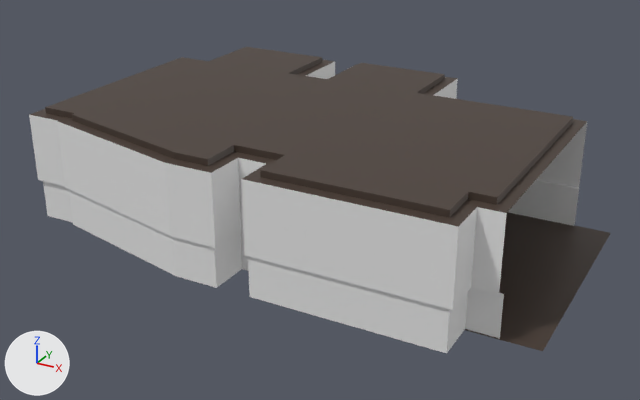
The FBX model Assets/Models/Structure/bar.fbx, before and after one commit.
One viewpoint serves both versions: a 50 mm camera at (10.07, -18.71, 9.58) aimed at (0.01, -0.44, 0.44). Every picture has the same lights, and +X, +Y and +Z are marked at lower left. Where no turn or scale is listed for an object, it has been applied to the vertices.

The first picture shows 'Remade-Bar-Ceiling', 'Remade-Bar-Walls', 'Remade-Bar.Floor'.
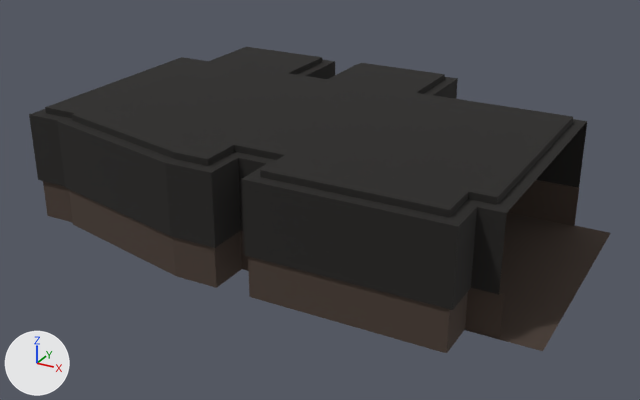
Where the newer file only moved an object's origin or applied its transform, the numbers keep the older frame.

Edits to the bpy script that builds the scene:
```text
Add mat_atlasmaterial:
    mat_atlasmaterial = principled_material('AtlasMaterial')
    mat_atlasmaterial.texture = img_text_colours_png
    mat_atlasmaterial.roughness = 1.0
Change me_plane_003:
    where me_plane_003.from_pydata(...)  # 63 vertices, 43 faces; spans x -6.56..5.82, y -4.61..4.67, z 2.6..2.75
    used by ob_remade_bar_ceiling; location = (0.0, 0.0, 0.0)
    remove me_plane_003.materials.append(mat_color_atlas)  # picture img_text_colours_png
    me_plane_003 part 2: texture (UV) coordinates of 43 of 43 faces, centred in x -6.42..5.66, y -4.47..4.52, z 2.6..2.75, changed; they spanned u 0.01..0.11, v 0.75..0.87 and now span u 0.26..0.37, v 0.75..0.87
    add me_plane_003.materials.append(mat_atlasmaterial)  # picture img_text_colours_png
Change me_plane_002:
    where me_plane_002.from_pydata(...)  # 30 vertices, 11 faces; spans x -6.48..6.75, y -4.56..4.6, z -0.2
    remove me_plane_002.materials.append(mat_color_atlas)  # picture img_text_colours_png
    add me_plane_002.materials.append(mat_atlasmaterial)  # picture img_text_colours_png
Change me_plane_001:
    where me_plane_001.from_pydata(...)  # 84 vertices, 60 faces; spans x -6.56..5.86, y -4.61..4.67, z -0.2..2.6
    used by ob_remade_bar_walls; location = (0.0, 0.0, 0.0)
    remove me_plane_001.materials.append(mat_wall_texture)  # white #e7e7e7
    me_plane_001 part 1: texture (UV) coordinates of 60 of 60 faces, centred in x -6.56..5.49, y -4.61..4.67, z 0.31..1.72, changed; they spanned u 0.0..1.0, v 0.0..1.0 and now span u 0.0..0.36, v 0.76..0.87
    add me_plane_001.materials.append(mat_atlasmaterial)  # picture img_text_colours_png
```

Boxes (x1, y1, x2, y2) around the edits, measured in the pictures (640 x 400 px):
'Remade-Bar-Walls', recoloured, surface changed: (29, 62, 587, 353) in both
'Remade-Bar-Ceiling', recoloured, surface changed (grey to black): (29, 47, 587, 227) in both
